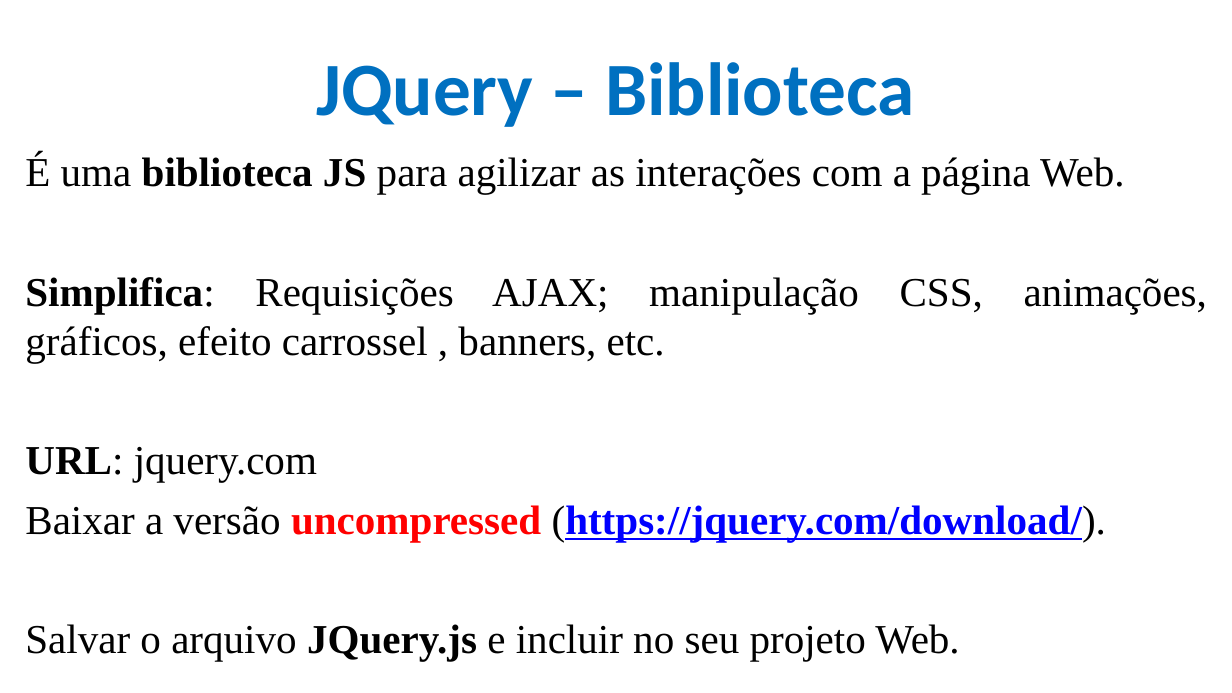
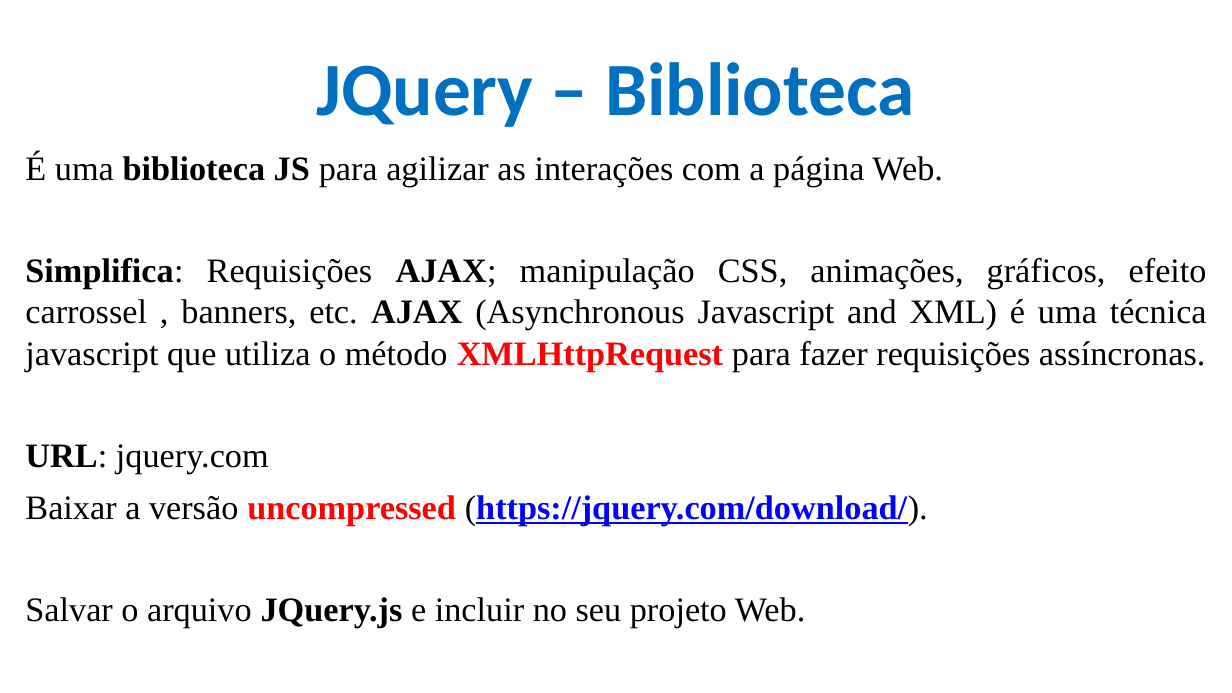
Before and after one commit to CloudEducationBrazil/WydenDesenvolvimentoWebPHP, a slide deck: slide 3 of 01 Classes/Aula 11 Desenvolvimento Web PHP - JQuery.pptx. Drawn at 1232x693 pixels with LibreOffice and Linux fonts; fonts in the diff are those of the drawing; background and template pictures are left out. Boxes give left, top, right and bottom in pixels: in the first picture for what was removed or moved away, otherwise in the second. Text is boxed around its words. In the diff, an @@ line names an element or a change of style, - is before the commit and + after.

```diff
--- a/01 Classes/Aula 11 Desenvolvimento Web PHP - JQuery.pptx
+++ b/01 Classes/Aula 11 Desenvolvimento Web PHP - JQuery.pptx
@@ text at (25,153,943,628): size 24 to 20 pt in "É uma biblioteca JS para agilizar as ...", "URL: jquery.com", "Baixar a versão uncompressed (https://jquery.com/download/).", "Salvar o arquivo JQuery.js e incluir no ..." @@
@@ text at (25,258,1207,372): text changed; size 24 to 20 pt @@
-Simplifica: Requisições AJAX; manipulação CSS, animações, gráficos, efeito carrossel , banners, etc.
+Simplifica: Requisições AJAX; manipulação CSS, animações, gráficos, efeito carrossel , banners, etc. AJAX (Asynchronous Javascript and XML) é uma técnica javascript que utiliza o método XMLHttpRequest para fazer requisições assíncronas.
```
Also in this commit, not shown: 10 other slides changed.
